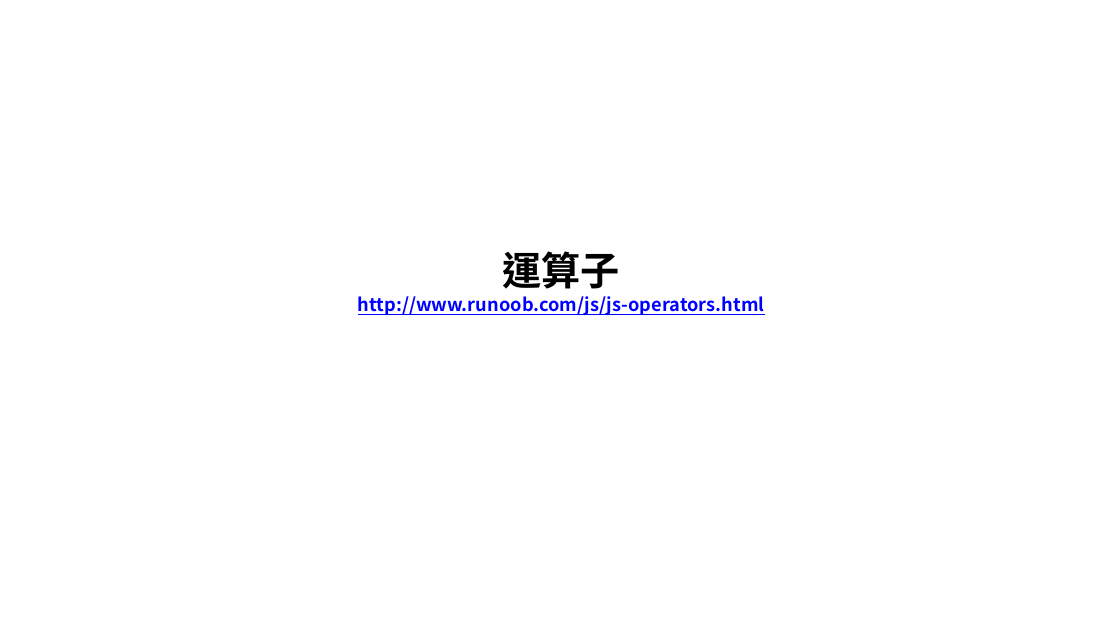
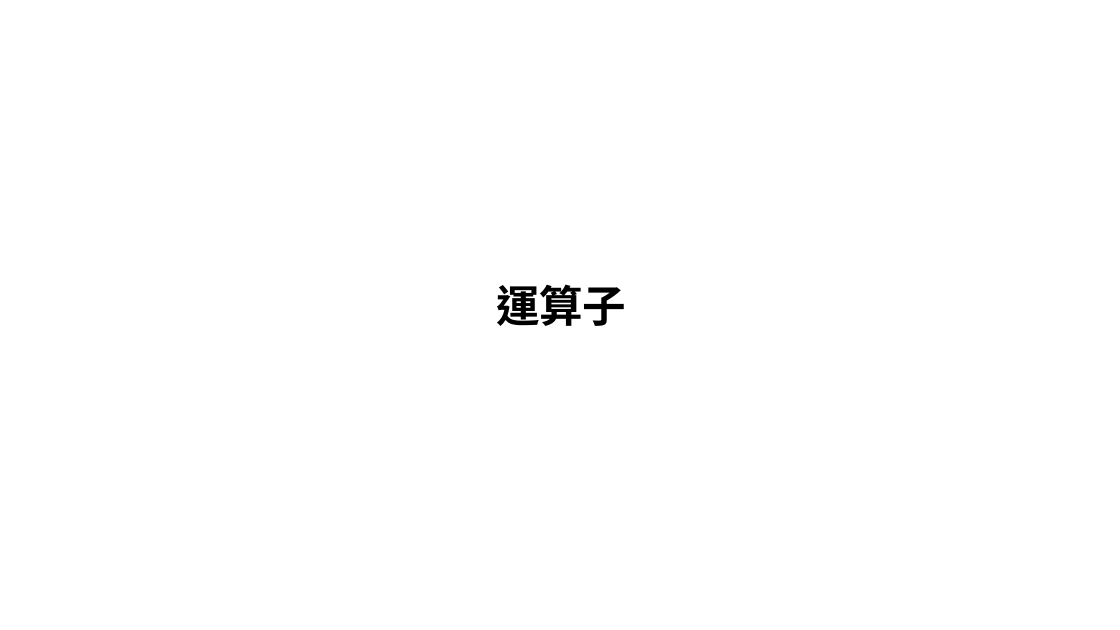
Before and after one commit to allen8101070/JavaScript-PPT, a slide deck: slide 40 of javaScript.pptx (slide 37 before the commit). Drawn at 1120x630 pixels with LibreOffice and Linux fonts; fonts in the diff are those of the drawing; background and template pictures are left out. Boxes give left, top, right and bottom in pixels: in the first picture for what was removed or moved away, otherwise in the second. Text is boxed around its words. In the diff, an @@ line names an element or a change of style, - is before the commit and + after.

```diff
--- a/javaScript.pptx
+++ b/javaScript.pptx
@@ title at (496,284,627,326): text changed; size 11.7 to 28 pt; text colour #0000FF to #000000 @@
-運算子
-http://www.runoob.com/js/js-operators.html
+運算子
```
Also in this commit, not shown: 12 other slides changed, 12 slides added, 10 slides removed, 1 other file.
